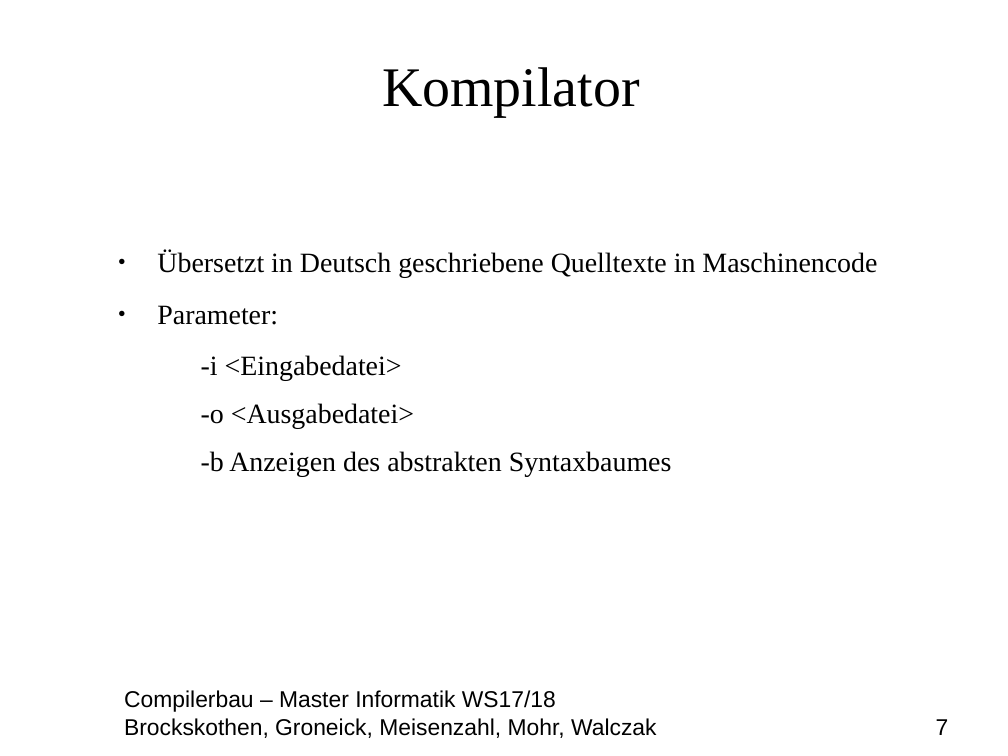
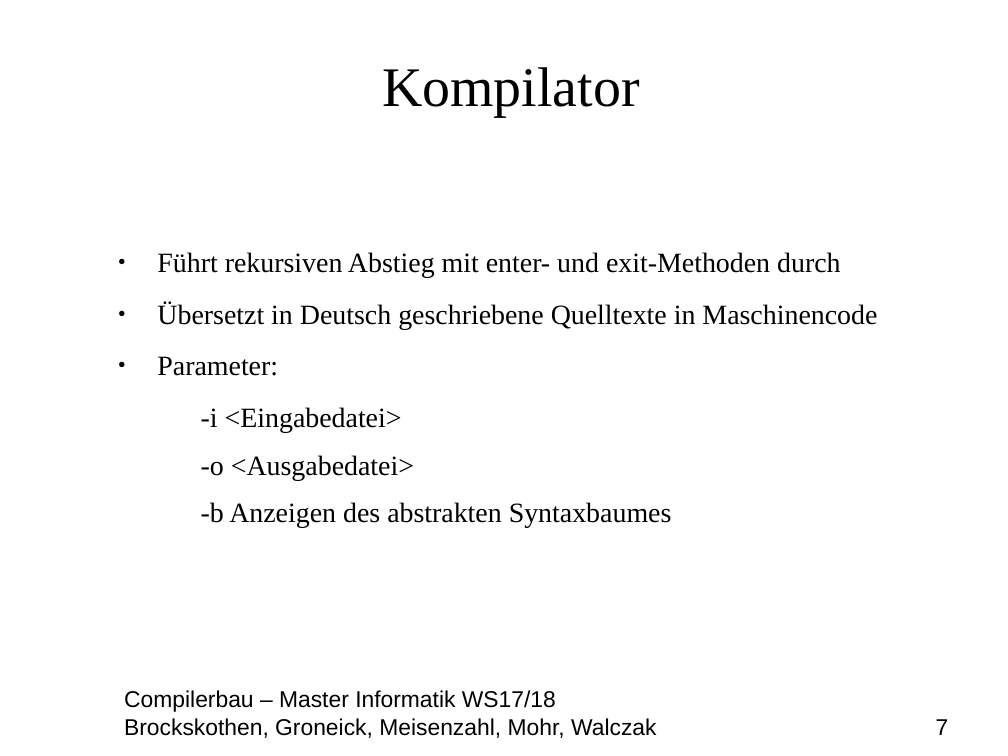
Before and after one commit to MasterInformatikHsBochum/Eine-deutsche-Praesentation, a slide deck: slide 7 of Präsentation.odp. Drawn at 1008x756 pixels with LibreOffice and Linux fonts; fonts in the diff are those of the drawing; background and template pictures are left out. Boxes give left, top, right and bottom in pixels: in the first picture for what was removed or moved away, otherwise in the second. Text is boxed around its words. In the diff, an @@ line names an element or a change of style, - is before the commit and + after.

Commit message:
Beschreibung zum Kompilator angepasst

```diff
--- a/Präsentation.odp
+++ b/Präsentation.odp
@@ text at (x1=157, y1=252, x2=841, y2=278): paragraph added @@
+● Führt rekursiven Abstieg mit enter- und exit-Methoden durch
```
Also in this commit, not shown: 1 other file.
